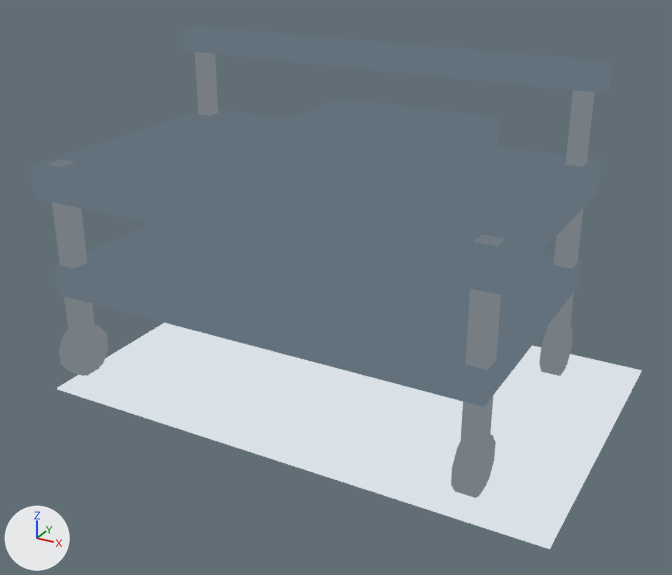
An edit to the glTF model assets/generated/utility-props.glb, drawn before and after from the same camera.
Both versions are drawn from a 50 mm lens placed at (1.6, -2.78, 1.77), pointed at (0.12, -0.09, 0.42). Arrows for +X, +Y and +Z are at lower left; the lights stay in place. The picture after the commit comes second.

Objects in the first picture: 'utility-cart'.
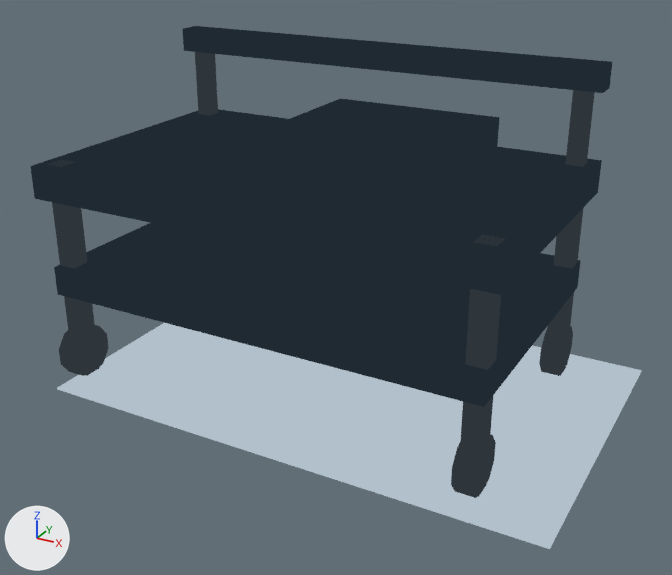
The change, as a list of edits to the scene's bpy script:
```text
Change mat_floorshadow:
    where n0 = _N.new('ShaderNodeEmission'); n0.name = 'Emission'
    n0.inputs[0].default_value: (0.698, 0.753, 0.796, 1.0) -> (0.445, 0.527, 0.597, 1.0)  # 'Color', white #dae1e7 -> 'Color', light grey #b2c0cb
Change mat_hosecharcoal:
    where n0 = _N.new('ShaderNodeEmission'); n0.name = 'Emission'
    n0.inputs[0].default_value: (0.18, 0.208, 0.231, 1.0) -> (0.0273, 0.0356, 0.0437, 1.0)  # 'Color', grey #767e84 -> 'Color', dark grey #2e353b
Change mat_ink:
    where n0 = _N.new('ShaderNodeEmission'); n0.name = 'Emission'
    n0.inputs[0].default_value: (0.122, 0.165, 0.2, 1.0) -> (0.0137, 0.0232, 0.0331, 1.0)  # 'Color', greyish blue #62717c -> 'Color', dark blue #1f2a33
```

What differs and where, as boxes [x1, y1, x2, y2] in the pictures (672 x 575 px):
'utility-cart', recoloured (darker): [30, 26, 642, 549] in both
